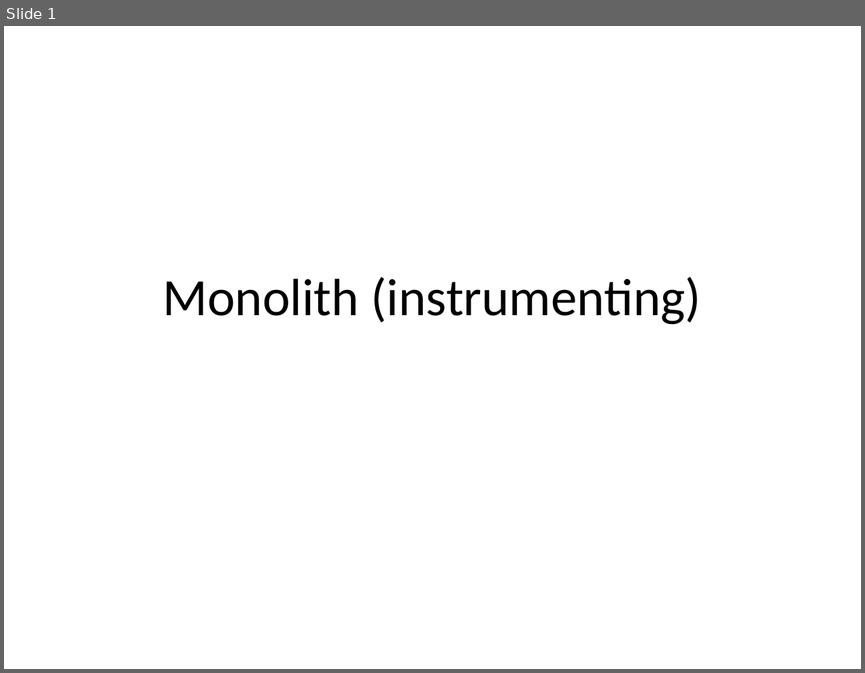
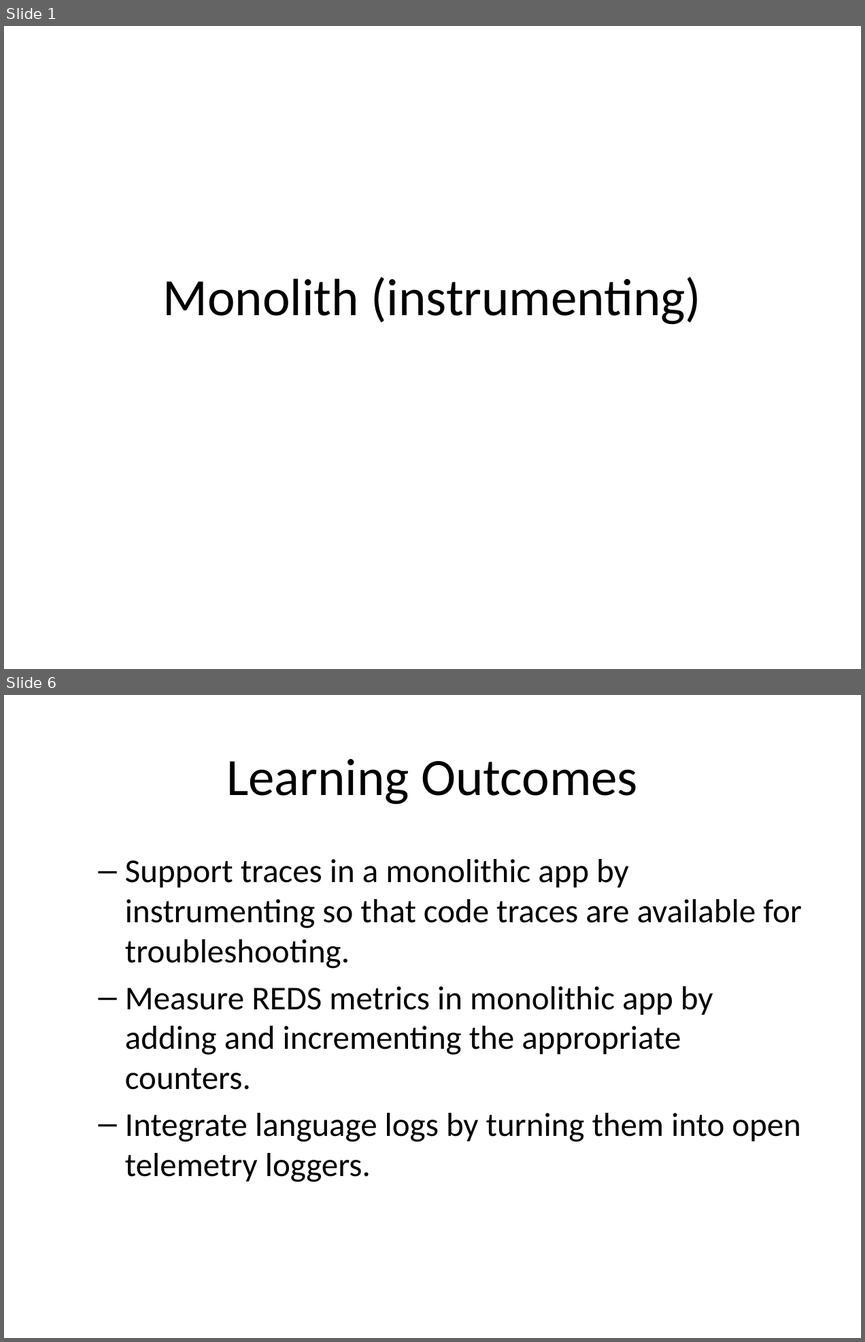
Before and after one commit to rhildred/INFO8985, a slide deck: monolith_instrumenting/slides.pptx. Shown one above the other, each under a label of ours: slide 1 before the commit, slides 1 and 6 after it; the slides between them are not shown. The pictures are 865x673 and 865x1342 pixels, drawn with LibreOffice and Linux fonts; fonts in the diff are those of the drawing. Boxes give left, top, right and bottom in pixels: in the first picture for what was removed or moved away, otherwise in the second. Text is boxed around its words. In the diff, an @@ line names an element or a change of style, - is before the commit and + after.

```diff
--- a/monolith_instrumenting/slides.pptx
+++ b/monolith_instrumenting/slides.pptx
@@ slide 6 added at (4, 695, 861, 1338), background #FFFFFF @@
@@ title added at (226, 759, 638, 804), 44 pt, text #000000 @@
+Learning Outcomes
@@ text added at (125, 859, 802, 1182), 28 pt, text #000000 @@
+  – Support traces in a monolithic app by instrumenting so that code traces are available for troubleshooting.
+  – Measure REDS metrics in monolithic app by adding and incrementing the appropriate counters.
+  – Integrate language logs by turning them into open telemetry loggers.
```
Also in this commit, not shown: 1 slide changed, 8 other slides added, 13 other files.
